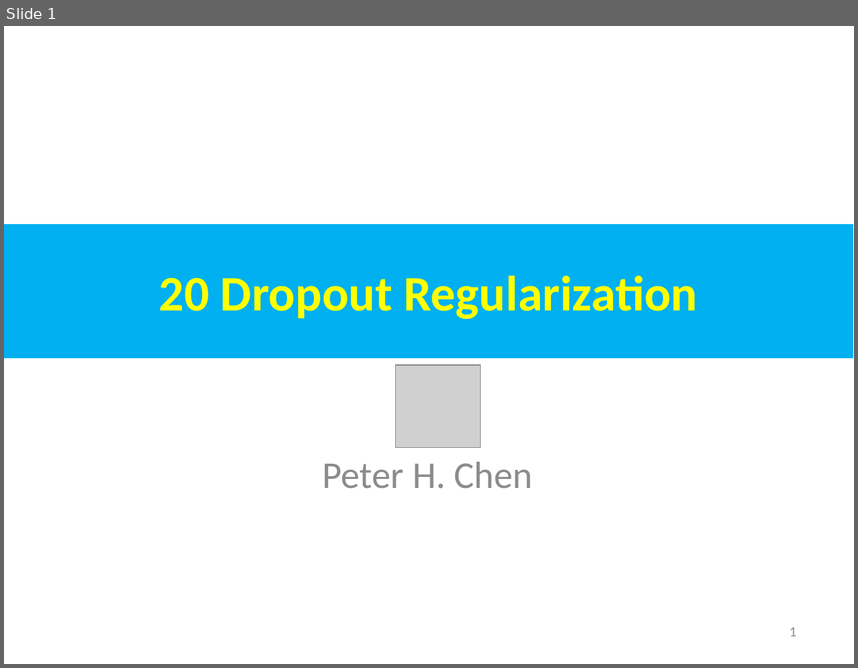
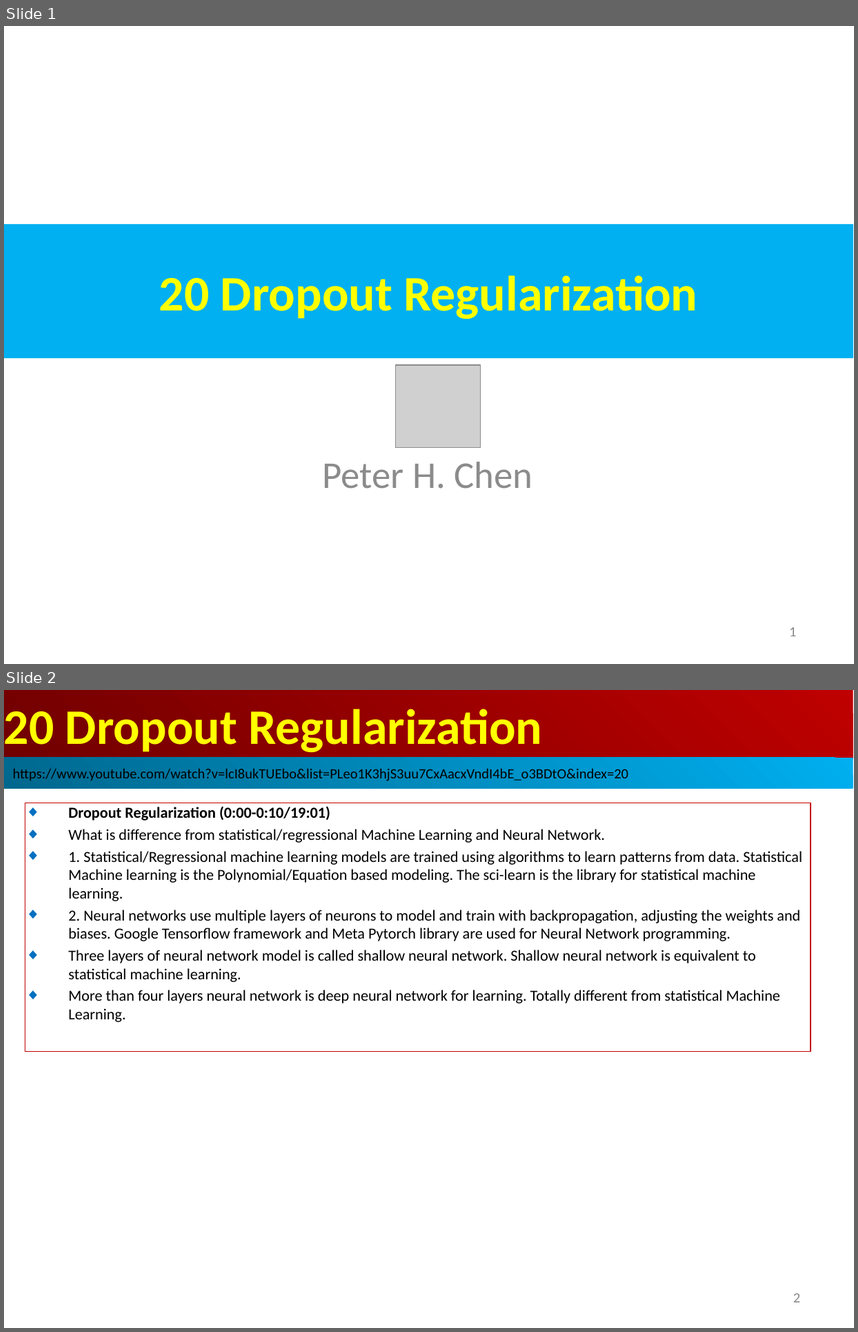
Before and after one commit to peterhchen/AIU_CS512_DL, a slide deck: 000_Lecture_Project/week10/001_Video/20.01_Dropout.ppt. Shown one above the other, each under a label of ours: slide 1 before the commit, slides 1 and 2 after it. The pictures are 858x668 and 858x1332 pixels, drawn with LibreOffice and Linux fonts; fonts in the diff are those of the drawing; grey boxes stand for pictures. Boxes give left, top, right and bottom in pixels: in the first picture for what was removed or moved away, otherwise in the second. Text is boxed around its words. In the diff, an @@ line names an element or a change of style, - is before the commit and + after.

```diff
--- a/000_Lecture_Project/week10/001_Video/20.01_Dropout.ppt
+++ b/000_Lecture_Project/week10/001_Video/20.01_Dropout.ppt
@@ slide 2 added at box(4, 690, 854, 1328), background #FFFFFF @@
@@ rectangle added at box(4, 690, 853, 759), fill gradient #BF0000 to #710000, 42 pt, text #FFFF00, bold @@
+20 Dropout Regularization
@@ rectangle added at box(4, 757, 853, 788), fill gradient #00AFEF to #00688E, 12 pt, text #000000 @@
+https://www.youtube.com/watch?v=lcI8ukTUEbo&list=PLeo1K3hjS3uu7CxAacxVndI4bE_o3BDtO&index=20
@@ rectangle added at box(25, 803, 811, 1052), outline #C00000 0.74 pt, 13 pt, text #000000 @@
+◆ Dropout Regularization (0:00-0:10/19:01)
+◆ What is difference from statistical/regressional Machine Learning and Neural Network.
+◆ 1. Statistical/Regressional machine learning models are trained using algorithms to learn patterns from data. Statistical Machine learning is the Polynomial/Equation based modeling. The sci-learn is the library for statistical machine learning.
+◆ 2. Neural networks use multiple layers of neurons to model and train with backpropagation, adjusting the weights and biases. Google Tensorflow framework and Meta Pytorch library are used for Neural Network programming.
+◆ Three layers of neural network model is called shallow neural network. Shallow neural network is equivalent to statistical machine learning.
+◆ More than four layers neural network is deep neural network for learning. Totally different from statistical Machine Learning.
@@ page number added at box(793, 1293, 800, 1302), 12 pt, text #8B8B8B @@
+2
```
Also in this commit, not shown: 4 slides changed, 1 other slide added.
